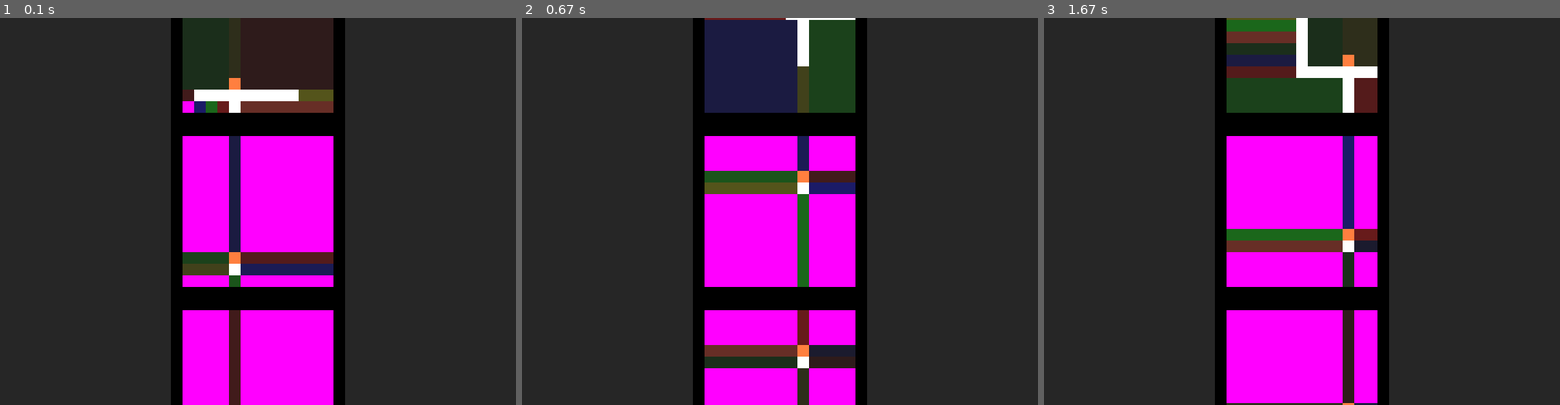
Above: before the commit, frames 1-3 (left to right).
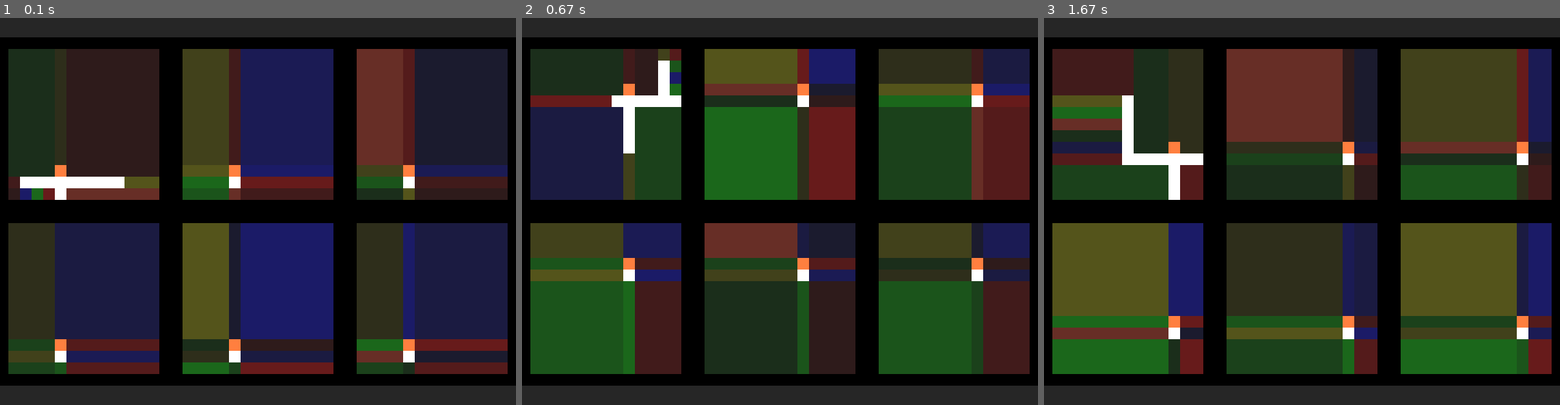
Above: after the commit, the same moments.

Repository: Gamabunta57/golf-lua
Game: LÖVE game, started from main.lua
The game is run twice, just before and just after one commit, with the same random seed, the same clock (stepped at 60 frames per second) and the same inputs.
Inputs:
- Up to frame 1 (0.1 s): no input
- Up to frame 2 (0.67 s): tap Z at 0.33 s
- Up to frame 3 (1.67 s): tap S at 0.67 s

The runs differ from the first frame. In frame 1, 65% of the frame differs, in the area x 0-100%, y 0-100%; in frame 2, 82%; in frame 3, 82%.

Commit message:
Unconnected areas are now rooms as well + define sets of rooms prior to merging them

Diff:
--- a/main.lua
+++ b/main.lua
@@ -51,7 +51,7 @@
 local wasRPressed = false
 
 function regenerateMap()
-    map = Map:new(15, 15, 3)
+    map = Map:new(15, 15, 6)
     love.math.setRandomSeed(seed)
     generator = Generator:new(map, prng)
     generator:generateMap(maxStepCount)
@@ -95,34 +95,64 @@
 
 function love.draw()
     local floorHeightPx = map.height * CELL_SIZE
-    local origX = love.graphics.getWidth() / 2 - (map.width * CELL_SIZE / 2)
-    local origY = love.graphics.getHeight() / 2 - (floorHeightPx * map.depth / 2)
+    local floorWidthPx = map.width * CELL_SIZE
+
+    local width, height = love.graphics.getDimensions()
+
+    local maxFloorDisplayOn1Column = math.floor(height / floorHeightPx)
+    local columnCountToDisplay = math.ceil(map.depth / maxFloorDisplayOn1Column)
+
+    local columnHeightPx = floorHeightPx * maxFloorDisplayOn1Column
+
+    local origX = width / 2 - (columnCountToDisplay * floorWidthPx / 2)
+    local origY = height / 2 - (columnHeightPx / 2)
+
+    local currentOriginX = origX
+    local currentOriginY = origY
+
+    local floorDisplayedInColumn = 0
 
     for z = 1, map.depth do
-        local i = 0
-        for y = 0, (map.height - 1) do
-            local yOffset = y * CELL_SIZE + floorHeightPx * (z - 1)
-            for x = 0, (map.width - 1) do
-                local xOffset = x * CELL_SIZE
-                i = i + 1
 
-                local cell = map.floorCells[z][i]
-                local anchorCount = cell:anchorCount()
-                if cell.tileRef == Cell.ROOM then
-                    love.graphics.setColor(roomColors[(cell.roomIndex % #roomColors) + 1])
-                elseif anchorCount == 1 then
-                    love.graphics.setColor(colors[6])
-                elseif anchorCount == 2 then
-                    love.graphics.setColor(colors[7])
-                elseif anchorCount == 3 then
-                    love.graphics.setColor(colors[8])
-                elseif anchorCount == 4 then
-                    love.graphics.setColor(colors[9])
-                else
-                    love.graphics.setColor(colors[cell.tileRef])
-                end
-                love.graphics.draw(tileSet, quads[1], origX + xOffset, origY + yOffset)
-            end
+        local floorCells = map.floorCells[z];
+
+        displayFloor(floorCells, map.width, map.height, currentOriginX, currentOriginY)
+
+        floorDisplayedInColumn = floorDisplayedInColumn + 1
+        currentOriginY = currentOriginY + floorHeightPx
+
+        if (floorDisplayedInColumn >= maxFloorDisplayOn1Column) then
+            floorDisplayedInColumn = 0
+            currentOriginX = currentOriginX + floorWidthPx
+            currentOriginY = origY
         end
     end
 end
+
+function displayFloor(floorCells, width, height, origX, origY)
+    local i = 0
+    for y = 0, (height - 1) do
+        local yOffset = y * CELL_SIZE + origY
+        for x = 0, (width - 1) do
+            local xOffset = x * CELL_SIZE + origX
+            i = i + 1
+
+            local cell = floorCells[i]
+            local anchorCount = cell:anchorCount()
+            if cell.tileRef == Cell.ROOM then
+                love.graphics.setColor(roomColors[(cell.roomIndex % #roomColors) + 1])
+            elseif anchorCount == 1 then
+                love.graphics.setColor(colors[6])
+            elseif anchorCount == 2 then
+                love.graphics.setColor(colors[7])
+            elseif anchorCount == 3 then
+                love.graphics.setColor(colors[8])
+            elseif anchorCount == 4 then
+                love.graphics.setColor(colors[9])
+            else
+                love.graphics.setColor(colors[cell.tileRef])
+            end
+            love.graphics.draw(tileSet, quads[1], xOffset, yOffset)
+        end
+    end
+end
--- /dev/null
+++ b/src/data/rectangleRoom.lua
@@ -0,0 +1,19 @@
+require("src/data/cell")
+
+RectangleRoom = {}
+RectangleRoom.__index = RectangleRoom
+
+function RectangleRoom:new(x, y, w, h, ri)
+    local o = {
+        x = x or 0,
+        y = y or 0,
+        w = w or 0,
+        h = h or 0,
+        roomIndex = ri or 0,
+    }
+
+    setmetatable(o, self)
+    self.__index = self
+
+    return o
+end
--- a/src/generators/generator.lua
+++ b/src/generators/generator.lua
@@ -1,4 +1,5 @@
 require("src/data/cell")
+require("src/data/rectangleRoom")
 
 Anchors = {
     TO_TOP = 1,
@@ -27,7 +28,125 @@
     self:_buildCorridors(maxStepCount)
     -- self:_buildFakeCorridors(maxStepCount)
     local anchorsLists = self:_setRoomAnchors()
-    self:_placeRooms(anchorsLists)
+    local roomIndex = self:_placeRooms(anchorsLists)
+    local unconnetedRoomIndices = self:_fillUnconnectedRooms(roomIndex)
+    local roomList = self:_getRoomsPerIndex()
+
+    -- debug(roomList)
+end
+
+function debug(roomList)
+    for z = 1, #roomList do
+        print("------- Floor : ", z)
+        local rooms = roomList[z]
+        for i = 1, #rooms do
+            local r = rooms[i]
+            print(r.x, r.y, r.w, r.h, r.roomIndex)
+        end
+    end
+end
+
+function Generator:_getRoomsPerIndex()
+    local width = self.map.width
+    local height = self.map.height
+
+    local roomListPerIndex = {}
+
+    local horizontalOffset = 1
+    local verticalOffset = width
+
+    for z = 1, self.map.depth do
+        local floorCells = self.map.floorCells[z]
+        local floorBrowsedIndices = {} -- should init it to avoid performance issues
+        roomListPerIndex[z] = {}
+        for y = 2, height - 1 do
+            local yOffset = y * width
+            for x = 2, width - 1 do
+                local currentCellIndex = yOffset + x
+                local currentCell = floorCells[currentCellIndex]
+
+                if currentCell.tileRef == Cell.ROOM then
+                    local roomIndexString = ""..currentCell.roomIndex
+                    if not (floorBrowsedIndices[roomIndexString]) then
+                        floorBrowsedIndices[roomIndexString] = true
+                        local room = RectangleRoom:new(x, y, 1, 1, currentCell.roomIndex)
+
+                        -- horizontally
+                        local roomCellIndex = currentCellIndex + 1
+                        local nextCell = floorCells[roomCellIndex]
+                        while nextCell.roomIndex == room.roomIndex do
+                            room.w = room.w + 1
+                            roomCellIndex = roomCellIndex + 1
+                            nextCell = floorCells[roomCellIndex]
+                        end
+
+                        -- vertically
+                        roomCellIndex = currentCellIndex + width
+                        nextCell = floorCells[roomCellIndex]
+                        while nextCell.roomIndex == room.roomIndex do
+                            room.h = room.h + 1
+                            roomCellIndex = roomCellIndex + width
+                            nextCell = floorCells[roomCellIndex]
+                        end
+
+                        roomListPerIndex[z][#(roomListPerIndex[z]) + 1] = room
+                    end
+                end
+            end
+        end
+    end
+    return roomListPerIndex
+end
+
+function Generator:_fillUnconnectedRooms(roomIndex)
+    local width = self.map.width
+    local height = self.map.height
+
+    local horizontalOffset = 1
+    local verticalOffset = width
+
+    local addedRoomIndices = {}
+
+    for z = 1, self.map.depth do
+        local floorCells = self.map.floorCells[z]
+        addedRoomIndices[z] = {}
+        for y = 1, height - 1 do
+            local yOffset = (y - 1) * width
+            for x = 1, width - 1 do
+                local currentCellIndex = yOffset + x
+                local currentCell = floorCells[currentCellIndex]
+
+                if currentCell.tileRef == Cell.UNDEFINED then
+                    local currentCellIndexStack = {currentCellIndex}
+                    while #currentCellIndexStack > 0 do
+                        local currentCellIndexFromStack = currentCellIndexStack[1]
+                        local currentCellFromStack = floorCells[currentCellIndexFromStack]
+
+                        currentCellFromStack.tileRef = Cell.ROOM
+                        currentCellFromStack.roomIndex = roomIndex
+
+                        local rightCellIndex = currentCellIndexFromStack + horizontalOffset
+                        local bottomCellIndex = currentCellIndexFromStack + verticalOffset
+
+                        if (floorCells[rightCellIndex].tileRef == Cell.UNDEFINED) then
+                            currentCellIndexStack[#currentCellIndexStack + 1] = rightCellIndex
+                        end
+
+                        if (floorCells[bottomCellIndex].tileRef == Cell.UNDEFINED) then
+                            currentCellIndexStack[#currentCellIndexStack + 1] = bottomCellIndex
+                        end
+
+                        table.remove(currentCellIndexStack, 1)
+                    end
+
+                    addedRoomIndices[z][#addedRoomIndices + 1] = roomIndex
+
+                    roomIndex = roomIndex + 1
+                end
+            end
+        end
+    end
+    return addedRoomIndices
 end
 
 function Generator:_placeRooms(anchorsLists)
@@ -60,6 +179,8 @@
             end
         end
     end
+
+    return roomIndex
 end
 
 function Generator:_getGrowthDirectionOffsets(currentCell)
